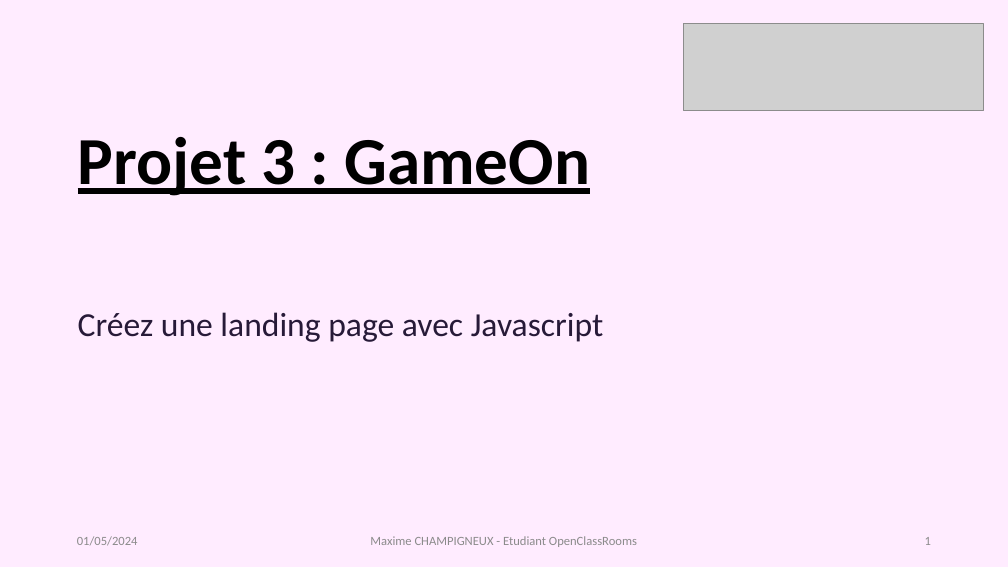
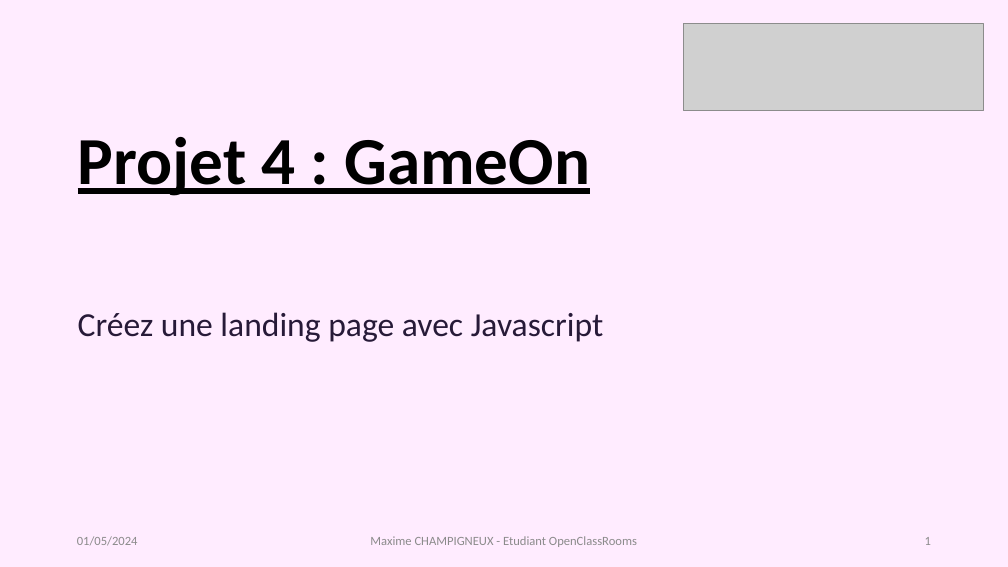
Before and after one commit to MaximeC31/GameOn-javascript, a slide deck: slide 1 of presentation-gameon.pptx. Drawn at 1008x567 pixels with LibreOffice and Linux fonts; fonts in the diff are those of the drawing; grey boxes stand for pictures. Boxes give left, top, right and bottom in pixels: in the first picture for what was removed or moved away, otherwise in the second. Text is boxed around its words. In the diff, an @@ line names an element or a change of style, - is before the commit and + after.

```diff
--- a/presentation-gameon.pptx
+++ b/presentation-gameon.pptx
@@ title at [78, 137, 604, 342]: text changed @@
-Projet 3 : GameOn
-Créez une landing page avec Javascript
+Projet 4 : GameOn
+Créez une landing page avec Javascript
```
Also in this commit, not shown: 2 other files.
